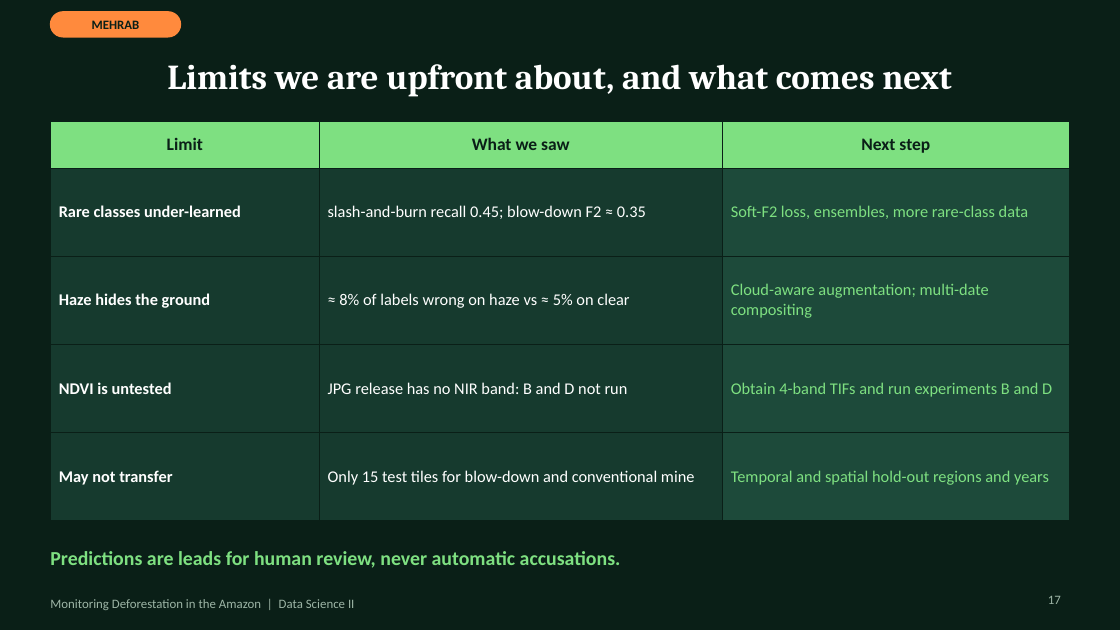
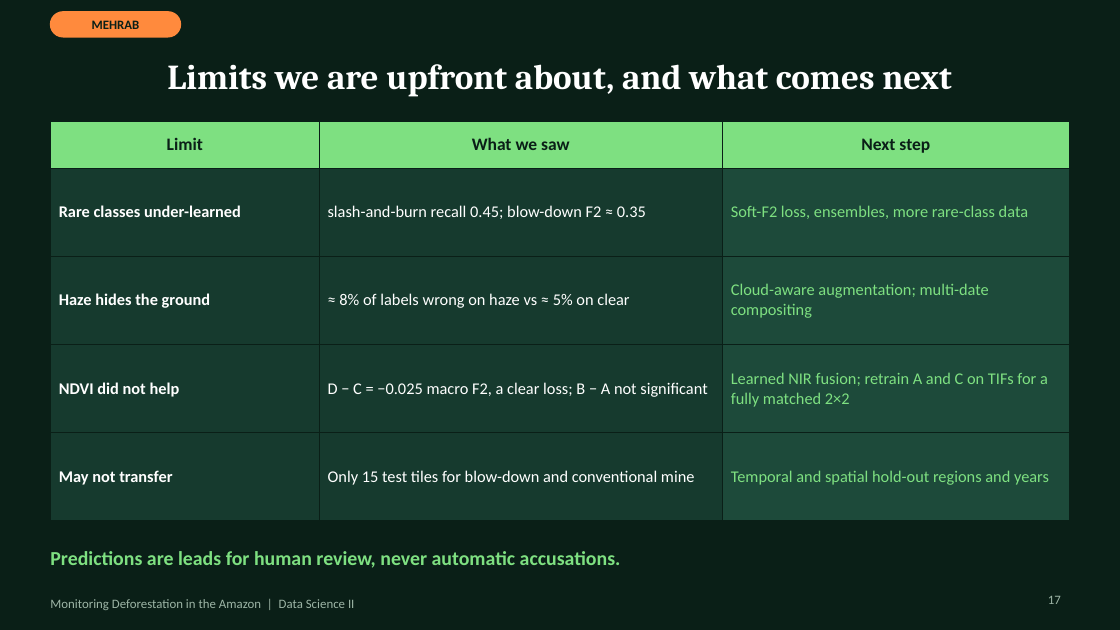
Before and after one commit to MehrabAzan/Amazon-Deforestation, a slide deck: slide 17 of Amazon_Deforestation_DeepLearning.pptx. Drawn at 1120x630 pixels with LibreOffice and Linux fonts; fonts in the diff are those of the drawing. Boxes give left, top, right and bottom in pixels: in the first picture for what was removed or moved away, otherwise in the second. Text is boxed around its words. In the diff, an @@ line names an element or a change of style, - is before the commit and + after.

```diff
--- a/Amazon_Deforestation_DeepLearning.pptx
+++ b/Amazon_Deforestation_DeepLearning.pptx
@@ table at bbox=[50, 122, 1070, 489] @@
-row 4: NDVI is untested | JPG release has no NIR band: B and D not run | Obtain 4-band TIFs and run experiments B and D
+row 4: NDVI did not help | D − C = −0.025 macro F2, a clear loss; B − A not significant | Learned NIR fusion; retrain A and C on TIFs for a fully matched 2×2
```
Also in this commit, not shown: 12 other slides changed, 4 slides added.
